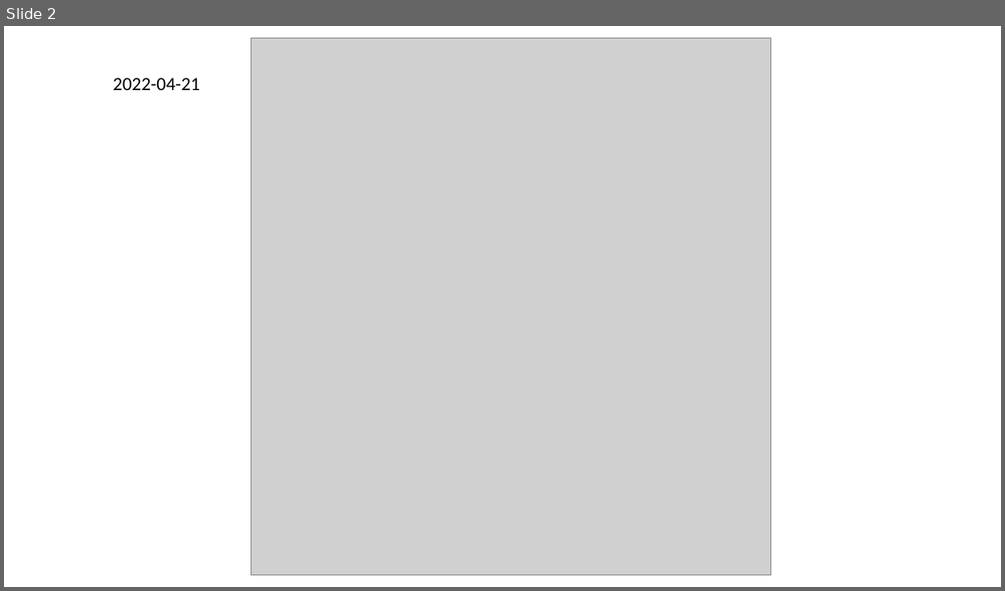
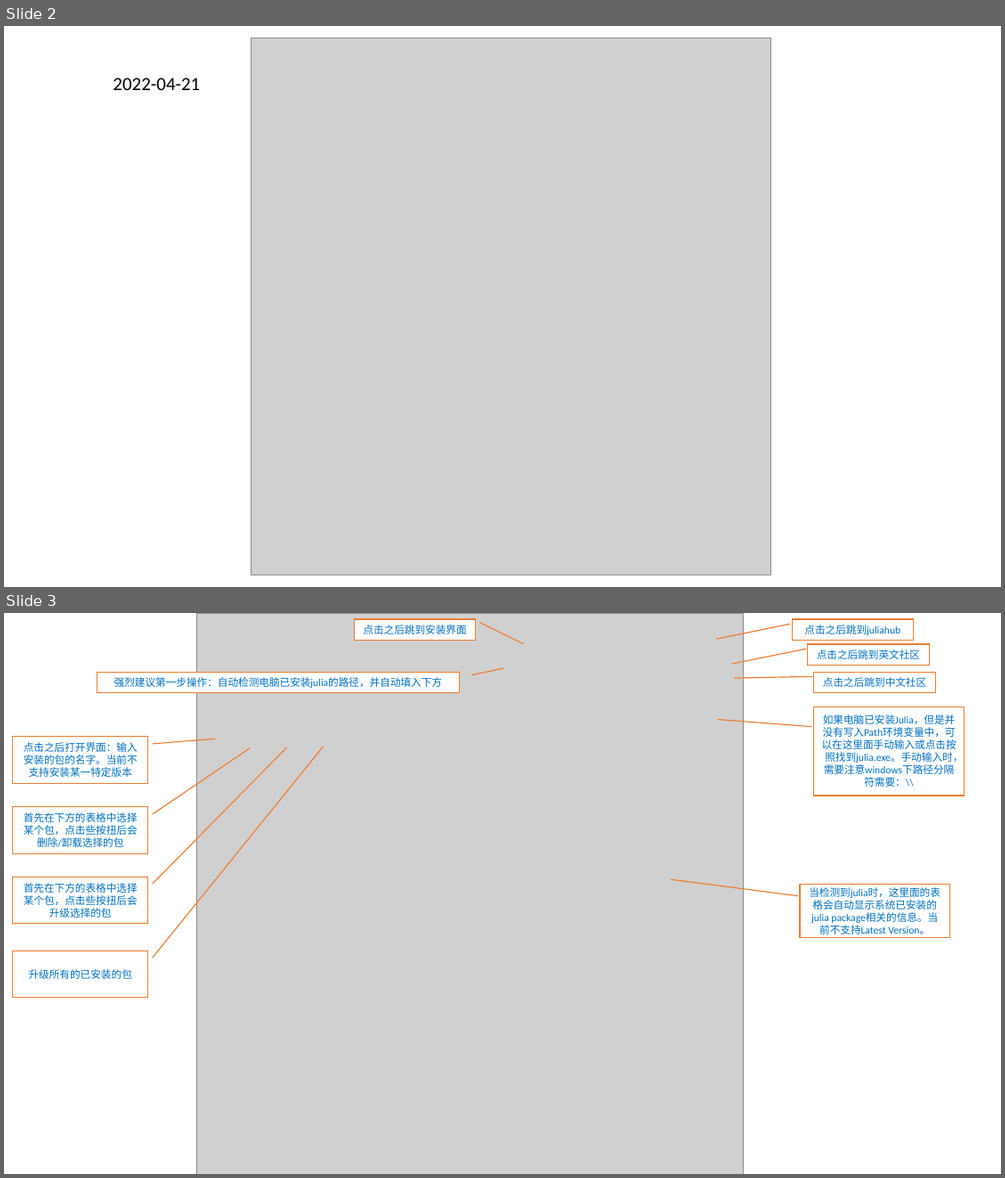
Before and after one commit to AndyYangjd/julia_pkg_management, a slide deck: doc/ui_design.pptx. Shown one above the other, each under a label of ours: slide 2 before the commit, slides 2 and 3 after it. The pictures are 1005x591 and 1005x1178 pixels, drawn with LibreOffice and Linux fonts; fonts in the diff are those of the drawing; grey boxes stand for pictures. Boxes give left, top, right and bottom in pixels: in the first picture for what was removed or moved away, otherwise in the second. Text is boxed around its words. In the diff, an @@ line names an element or a change of style, - is before the commit and + after.

```diff
--- a/doc/ui_design.pptx
+++ b/doc/ui_design.pptx
@@ slide 3 added at [4, 613, 1001, 1174], background #FFFFFF @@
@@ picture added at [197, 613, 744, 1174] @@
@@ border callout added at [354, 619, 475, 640], fill #FFFFFF, outline #ED7D31 1 pt, 10 pt, text #0070C0 @@
+点击之后跳到安装界面
@@ border callout added at [793, 619, 914, 640], fill #FFFFFF, outline #ED7D31 1 pt, 10 pt, text #0070C0 @@
+点击之后跳到juliahub
@@ border callout added at [808, 644, 929, 666], fill #FFFFFF, outline #ED7D31 1 pt, 10 pt, text #0070C0 @@
+点击之后跳到英文社区
@@ border callout added at [97, 672, 459, 693], fill #FFFFFF, outline #ED7D31 1 pt, 10 pt, text #0070C0 @@
+强烈建议第一步操作：自动检测电脑已安装julia的路径，并自动填入下方
@@ border callout added at [814, 672, 935, 693], fill #FFFFFF, outline #ED7D31 1 pt, 10 pt, text #0070C0 @@
+点击之后跳到中文社区
@@ border callout added at [814, 706, 963, 795], fill #FFFFFF, outline #ED7D31 1 pt, 10 pt, text #0070C0 @@
+如果电脑已安装Julia，但是并没有写入Path环境变量中，可以在这里面手动输入或点击按照找到julia.exe。手动输入时，需要注意windows下路径分隔符需要：\\
@@ border callout added at [13, 737, 148, 784], fill #FFFFFF, outline #ED7D31 1 pt, 10 pt, text #0070C0 @@
+点击之后打开界面：输入安装的包的名字。当前不支持安装某一特定版本
@@ border callout added at [13, 807, 148, 854], fill #FFFFFF, outline #ED7D31 1 pt, 10 pt, text #0070C0 @@
+首先在下方的表格中选择某个包，点击些按扭后会删除/卸载选择的包
@@ border callout added at [13, 876, 148, 924], fill #FFFFFF, outline #ED7D31 1 pt, 10 pt, text #0070C0 @@
+首先在下方的表格中选择某个包，点击些按扭后会升级选择的包
@@ border callout added at [800, 884, 949, 938], fill #FFFFFF, outline #ED7D31 1 pt, 10 pt, text #0070C0 @@
+当检测到julia时，这里面的表格会自动显示系统已安装的julia package相关的信息。当前不支持Latest Version。
@@ border callout added at [13, 950, 148, 997], fill #FFFFFF, outline #ED7D31 1 pt, 10 pt, text #0070C0 @@
+升级所有的已安装的包
```
Also in this commit, not shown: 5 other files.
